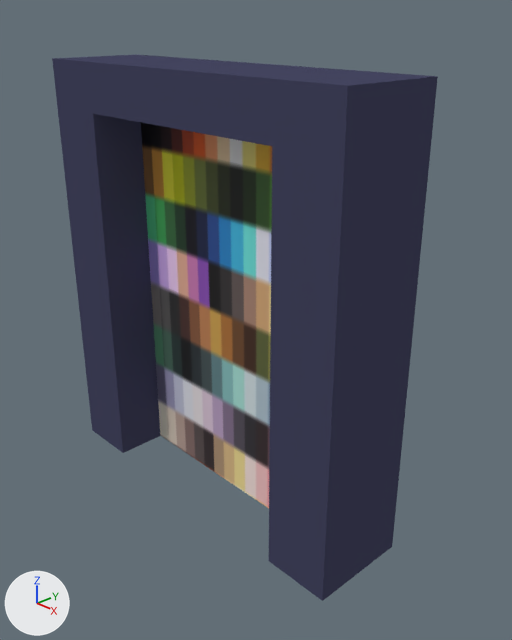
What one commit did to the Blender file ExternalAssets/Blender/Portal2.blend.
Rendered twice from a camera (50 mm lens) standing at (1.186, -1.015, 1.146) and looking at (0.074, 0.032, 0.481). Lighting does not change. The marker at lower left points along +X, +Y and +Z.

Before the edit, the objects in view are built like this:
```python
me_cube = bpy.data.meshes.new('Cube')
me_cube.from_pydata(...)  # 16 vertices, 10 faces; spans x -0.241..0.209, y -0.114..0.098, z 0.0..0.511
me_cube.materials.append(mat_palette)  # picture img_palette128_png
me_plane = bpy.data.meshes.new('Plane')
me_plane.from_pydata(...)  # 4 vertices, 1 face; spans x -0.162..0.162, y 0.0..0.472, z 0.0
me_plane.materials.append(mat_portal)  # picture img_palette128_png
ob_cube = bpy.data.objects.new('Cube', me_cube)
ob_cube.location = (0.025, 0.0, 0.0)
ob_cube.scale = (2.04, 1.14, 2.04)
ob_plane = bpy.data.objects.new('Plane', me_plane)
ob_plane.location = (0.025, 0.0, 0.0)
ob_plane.rotation_euler = (1.571, 0.0, 0.0)  # degrees (90, 0, 0)
ob_plane.scale = (2.04, 2.04, 2.04)
```
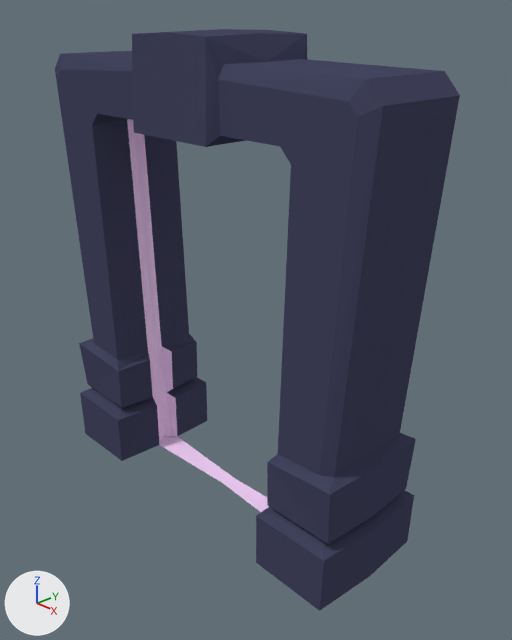
Commit message: Portal improvements

Patch to the scene script:
```diff
--- a/ExternalAssets/Blender/Portal2.blend.py
+++ b/ExternalAssets/Blender/Portal2.blend.py
@@ me_cube @@
 # used by ob_cube; location = (0.025, 0.0, 0.0); scale = (2.04, 1.14, 2.04)
-me_cube.from_pydata(...)  # 16 vertices, 10 faces; spans x -0.241..0.209, y -0.114..0.098, z 0.0..0.511
+me_cube.from_pydata(...)  # 61 vertices, 50 faces; spans x -0.247..0.0, y -0.135..0.0, z -0.001..0.545
+# me_cube part 1: the whole mesh is rebuilt
 me_cube.materials.append(mat_palette)
@@ ob_cube @@
 ob_cube = bpy.data.objects.new('Cube', me_cube)
-ob_cube.location = (0.025, 0.0, 0.0)
+ob_cube.location = (0.0, 0.0, 0.0)
 ob_cube.scale = (2.04, 1.14, 2.04)
+_m = ob_cube.modifiers.new('Mirror', 'MIRROR')
+_m.use_axis = (True, True, False)
@@ ob_plane @@
 ob_plane = bpy.data.objects.new('Plane', me_plane)
-ob_plane.location = (0.025, 0.0, 0.0)
+ob_plane.location = (0.0, 0.0, 0.0)
 ob_plane.rotation_euler = (1.571, 0.0, 0.0)  # degrees (90, 0, 0)
 ob_plane.scale = (2.04, 2.04, 2.04)
+ob_plane.hide_set(True)
```

Where the change shows, as pixel boxes [x1, y1, x2, y2] in the pictures (512 x 640 px):
'Cube', reshaped, moved, modifiers changed (7% taller)
    before: [52, 55, 438, 601]
    after: [55, 29, 460, 611]
'Plane', hidden
    before: [141, 122, 272, 508]
